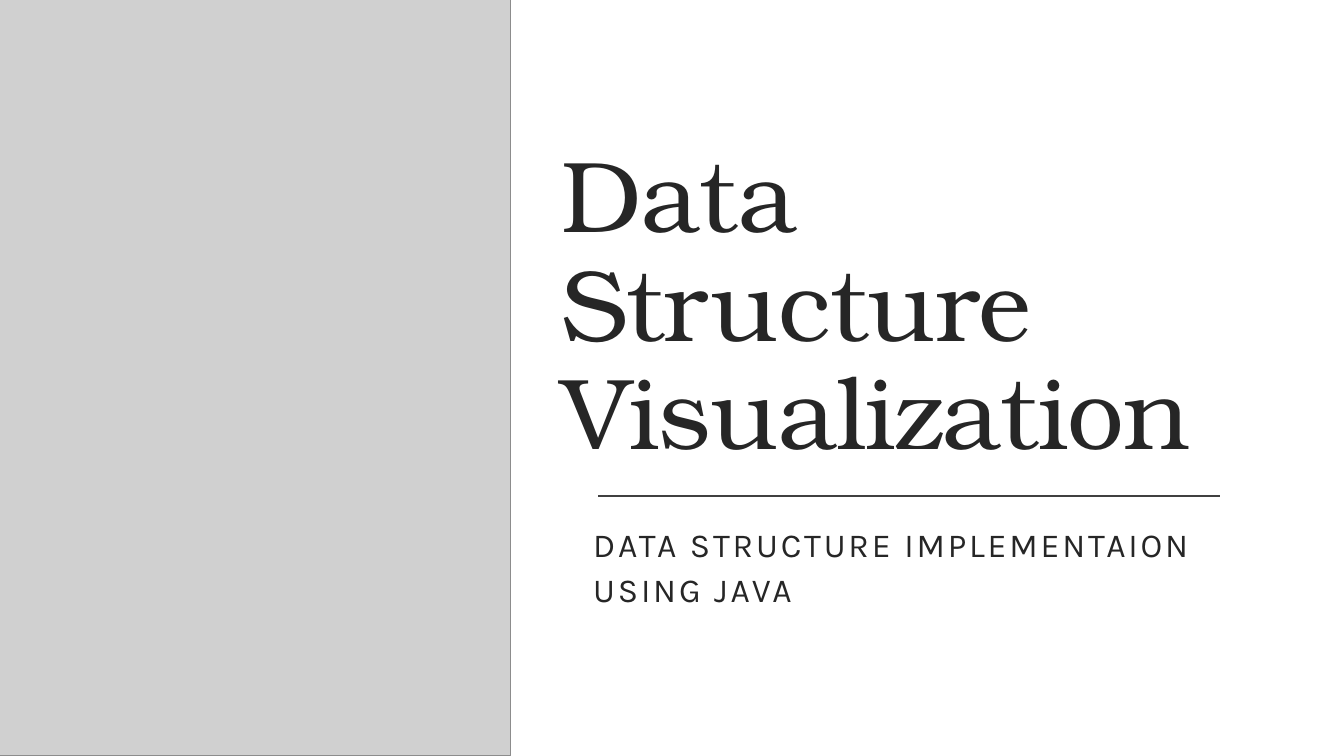
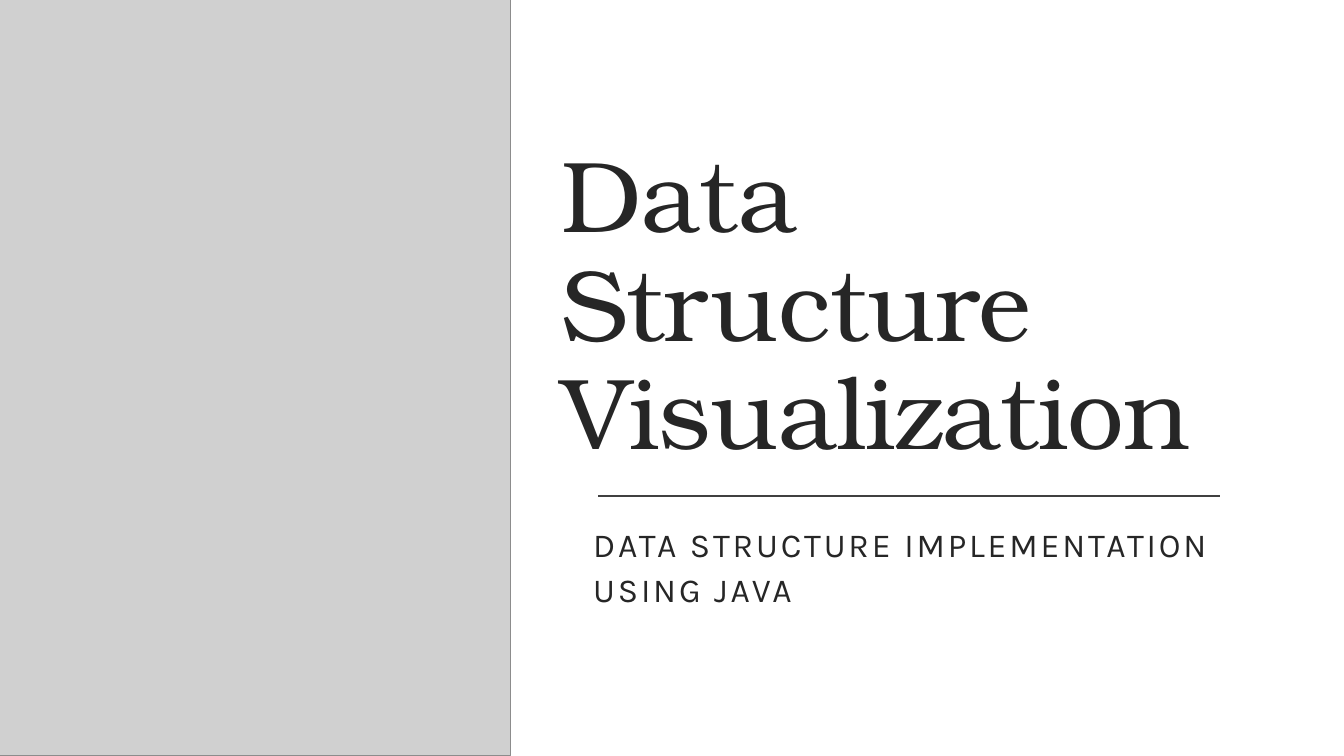
Before and after one commit to Eman-123-eng/Data-Struc.-Visualization, a slide deck: slide 1 of Data Structure Visualization.pptx. Drawn at 1344x756 pixels with LibreOffice and Linux fonts; fonts in the diff are those of the drawing; grey boxes stand for pictures. Boxes give left, top, right and bottom in pixels: in the first picture for what was removed or moved away, otherwise in the second. Text is boxed around its words. In the diff, an @@ line names an element or a change of style, - is before the commit and + after.

```diff
--- a/Data Structure Visualization.pptx
+++ b/Data Structure Visualization.pptx
@@ subtitle at (593,535,1206,603): text changed @@
-DATA STRUCTURE IMPLEMENTAION USING JAVA
+DATA STRUCTURE IMPLEMENTATION USING JAVA
```
Also in this commit, not shown: 4 other slides changed, 29 other files.
